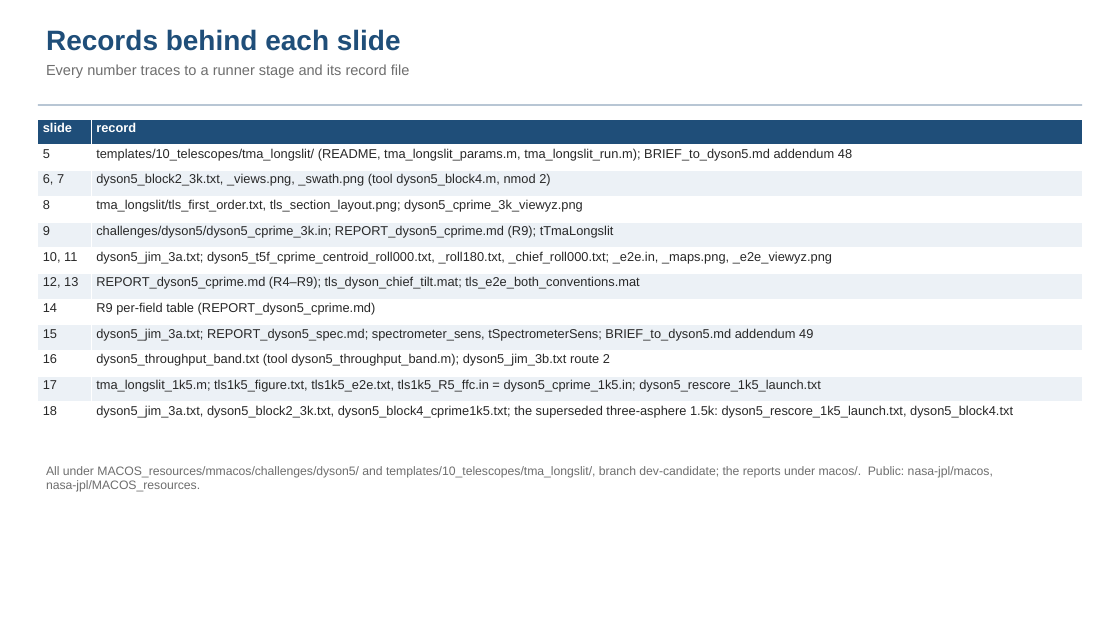
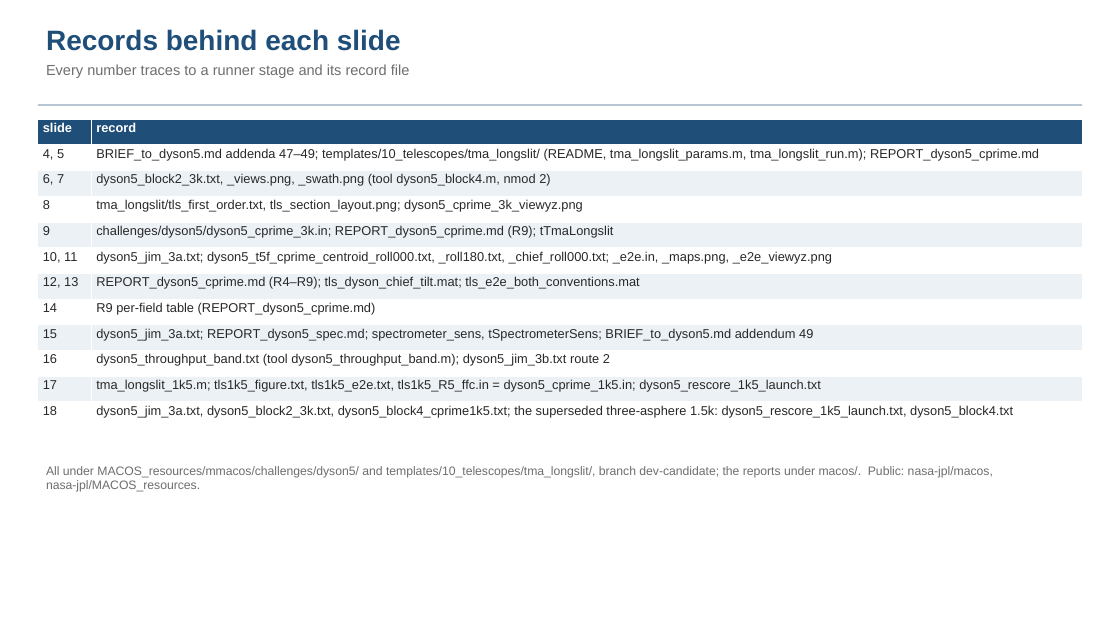
Before and after one commit to nasa-jpl/macos, a slide deck: slide 28 of demo_session/deck_dyson_3k.pptx. Drawn at 1120x630 pixels with LibreOffice and Linux fonts; fonts in the diff are those of the drawing. Boxes give left, top, right and bottom in pixels: in the first picture for what was removed or moved away, otherwise in the second. Text is boxed around its words. In the diff, an @@ line names an element or a change of style, - is before the commit and + after.

```diff
--- a/demo_session/deck_dyson_3k.pptx
+++ b/demo_session/deck_dyson_3k.pptx
@@ table at box(38, 119, 1083, 445) @@
-row 2, column 1: 5
+row 2, column 1: 4, 5
-row 2, column 2: templates/10_telescopes/tma_longslit/ (README, tma_longslit_params.m, tma_longslit_run.m); BRIEF_to_dyson5.md addendum 48
+row 2, column 2: BRIEF_to_dyson5.md addenda 47–49; templates/10_telescopes/tma_longslit/ (README, tma_longslit_params.m, tma_longslit_run.m); REPORT_dyson5_cprime.md
```
Also in this commit, not shown: 5 other slides changed, 1 other file.
